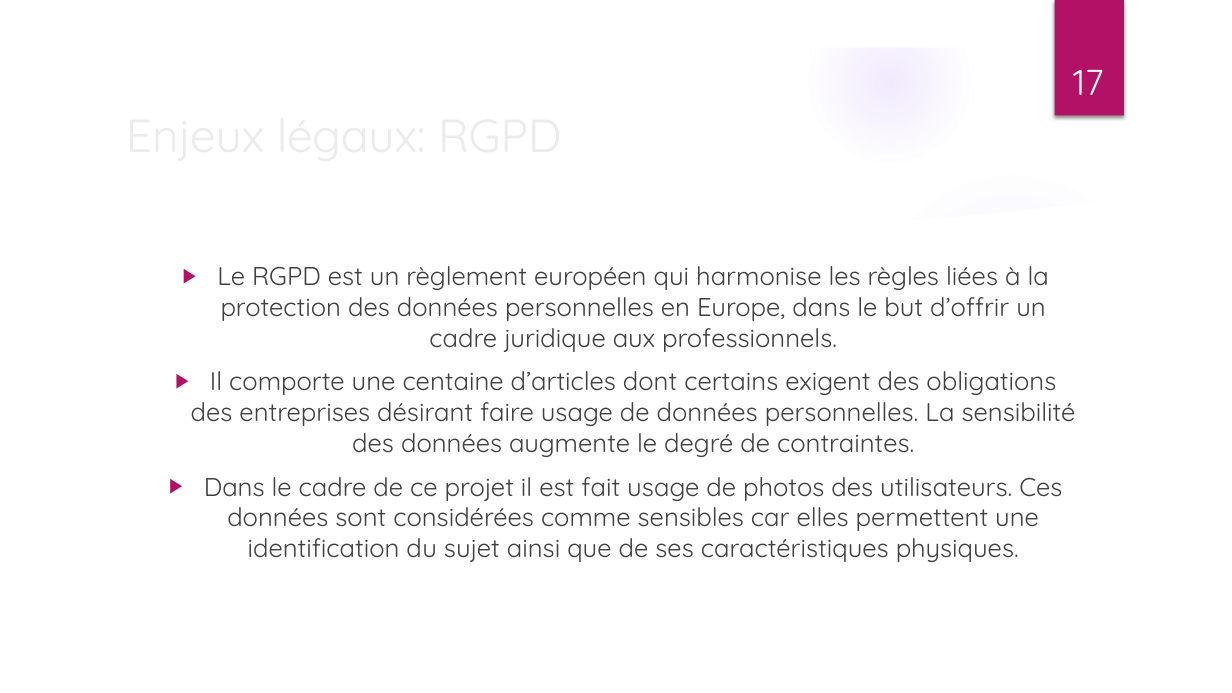
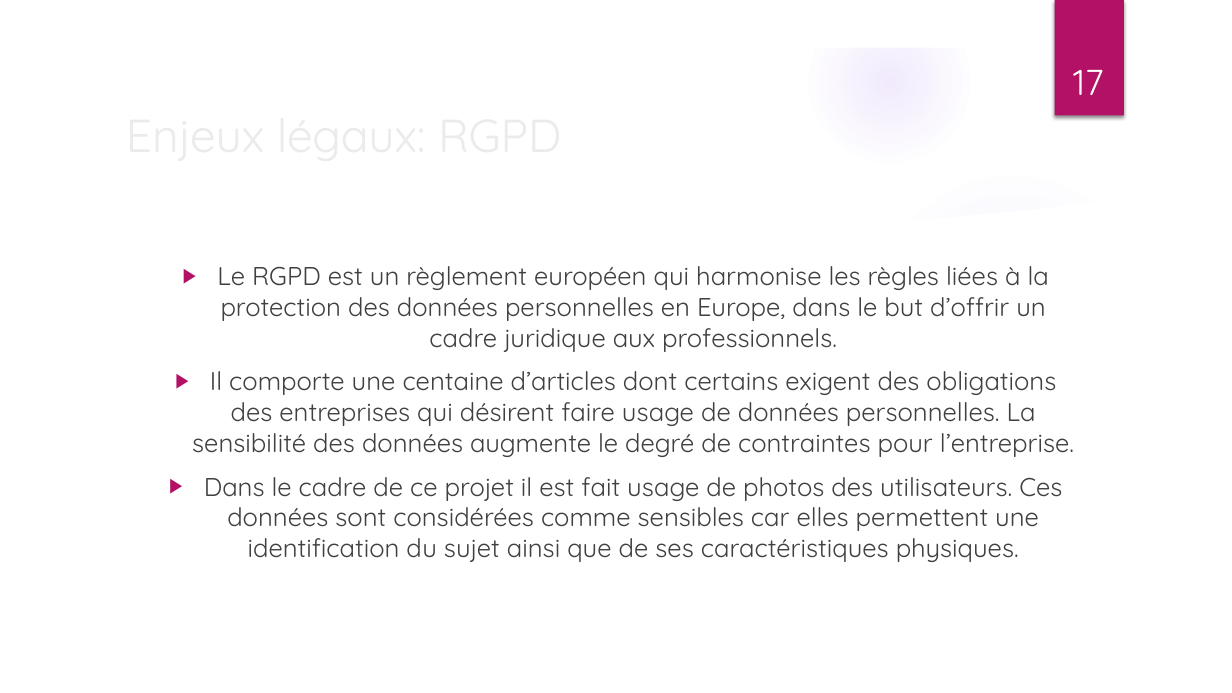
Before and after one commit to ThibaultDieudonne/Cadrage-d-un-projet-IA, a slide deck: slide 17 of Dieudonné_Thibault_5_presentation_072022.pptx. Drawn at 1232x693 pixels with LibreOffice and Linux fonts; fonts in the diff are those of the drawing; background and template pictures are left out. Boxes give left, top, right and bottom in pixels: in the first picture for what was removed or moved away, otherwise in the second. Text is boxed around its words. In the diff, an @@ line names an element or a change of style, - is before the commit and + after.

```diff
--- a/Dieudonné_Thibault_5_presentation_072022.pptx
+++ b/Dieudonné_Thibault_5_presentation_072022.pptx
@@ text at [192,371,1074,457]: text changed @@
-▶ Il comporte une centaine d’articles dont certains exigent des obligations des entreprises désirant faire usage de données personnelles. La sensibilité des données augmente le degré de contraintes.
+▶ Il comporte une centaine d’articles dont certains exigent des obligations des entreprises qui désirent faire usage de données personnelles. La sensibilité des données augmente le degré de contraintes pour l’entreprise.
```
Also in this commit, not shown: 5 other slides changed, 1 other file.
